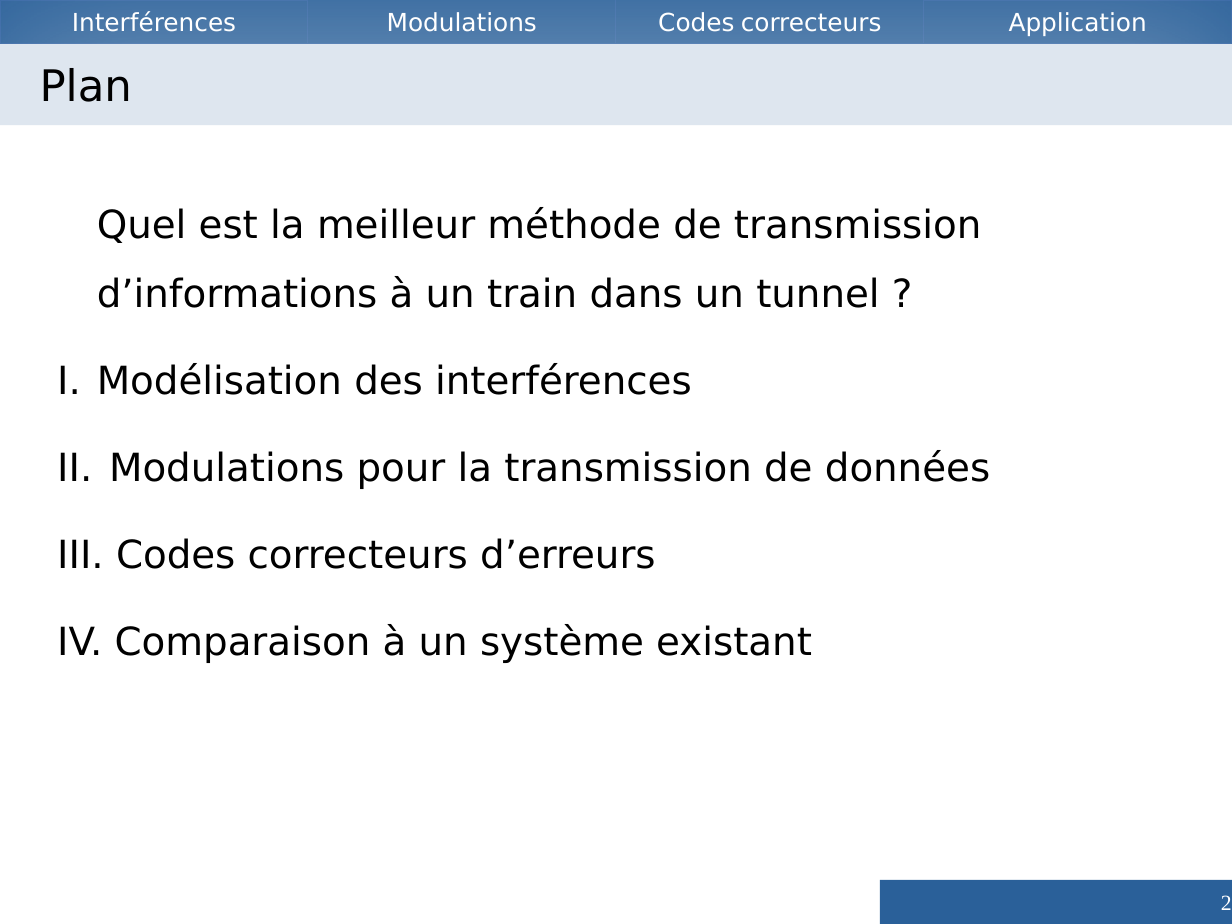
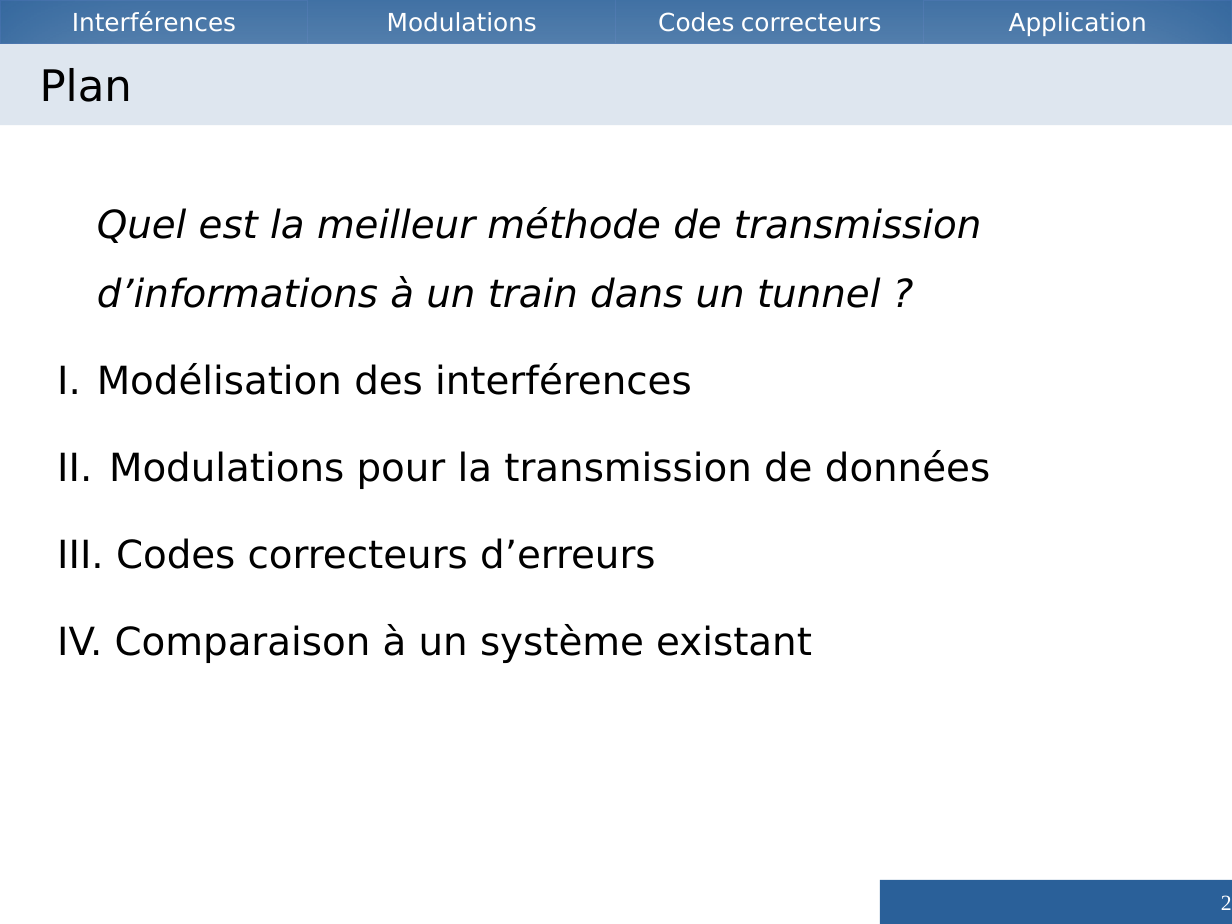
Before and after one commit to Vzrod/tipe, a slide deck: slide 2 of TIPE - Copie.odp. Drawn at 1232x924 pixels with LibreOffice and Linux fonts; fonts in the diff are those of the drawing. Boxes give left, top, right and bottom in pixels: in the first picture for what was removed or moved away, otherwise in the second. Text is boxed around its words. In the diff, an @@ line names an element or a change of style, - is before the commit and + after.

```diff
--- a/TIPE - Copie.odp
+++ b/TIPE - Copie.odp
@@ text at box(97, 207, 981, 308): italic on in "Quel est la meilleur méthode de transmission ..." @@
```
Also in this commit, not shown: 16 other slides changed, 7 slides added, 7 slides removed, 4 other files.
